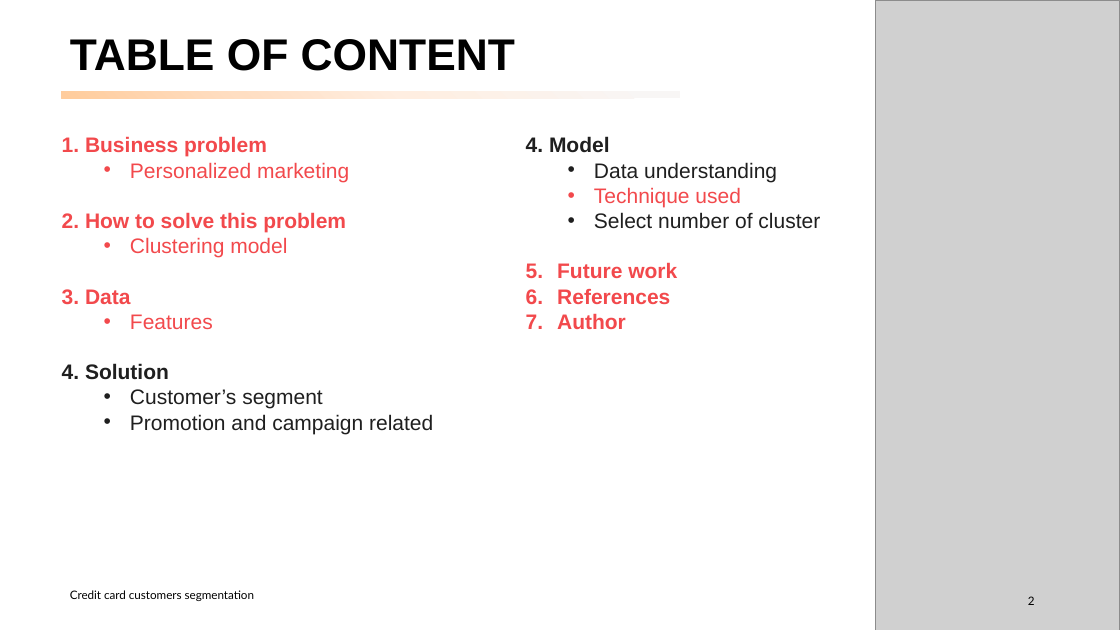
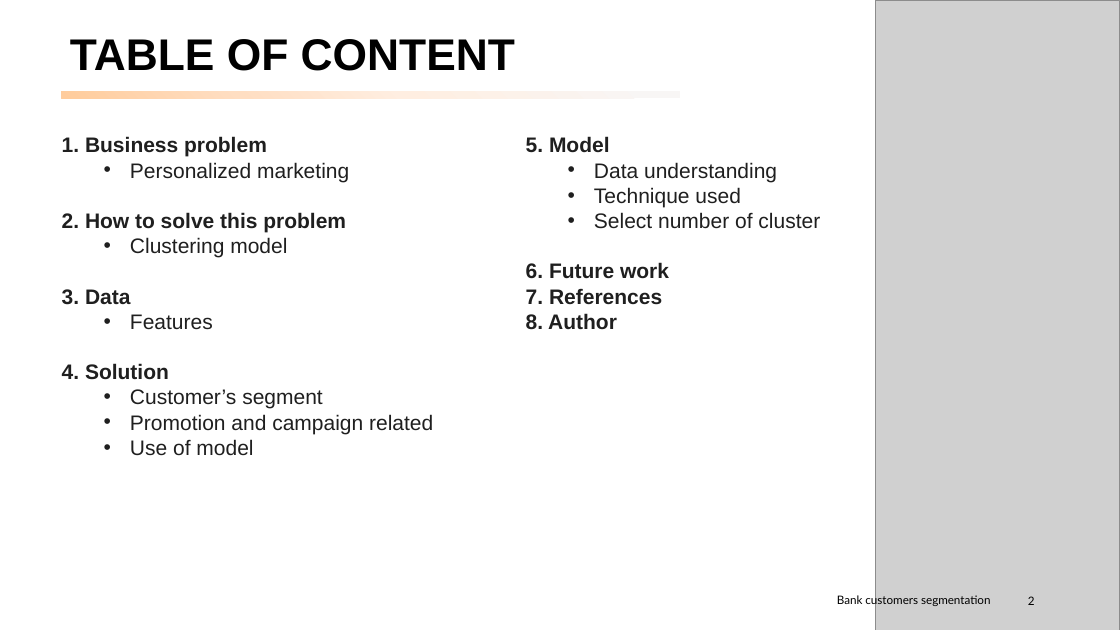
Before and after one commit to peerapat-t/Banking-customer-segmentation, a slide deck: slide 2 of banking customer segmentation.pptx. Drawn at 1120x630 pixels with LibreOffice and Linux fonts; fonts in the diff are those of the drawing; grey boxes stand for pictures. Boxes give left, top, right and bottom in pixels: in the first picture for what was removed or moved away, otherwise in the second. Text is boxed around its words. In the diff, an @@ line names an element or a change of style, - is before the commit and + after.

```diff
--- a/banking customer segmentation.pptx
+++ b/banking customer segmentation.pptx
@@ text at [62,136,349,330]: text colour #F2494C to #1F1F1F in "1. Business problem", "Personalized marketing", "2. How to solve this problem", "Clustering model" and 2 more places @@
@@ text at [526,136,610,153]: text changed @@
-4. Model
+5. Model
@@ text at [594,187,741,207]: text colour #F2494C to #1F1F1F in "Technique used" @@
@@ text at [526,262,669,330]: text changed; text colour #F2494C to #1F1F1F @@
-5. Future work
-6. References
-7. Author
+6. Future work
+7. References
+8. Author
@@ text at [130,439,253,456]: paragraph added @@
+  • Use of model
@@ text at [837,594,990,607]: text changed @@
-Credit card customers segmentation
+Bank customers segmentation
```
Also in this commit, not shown: 12 other slides changed, 3 slides added, 2 other files.
